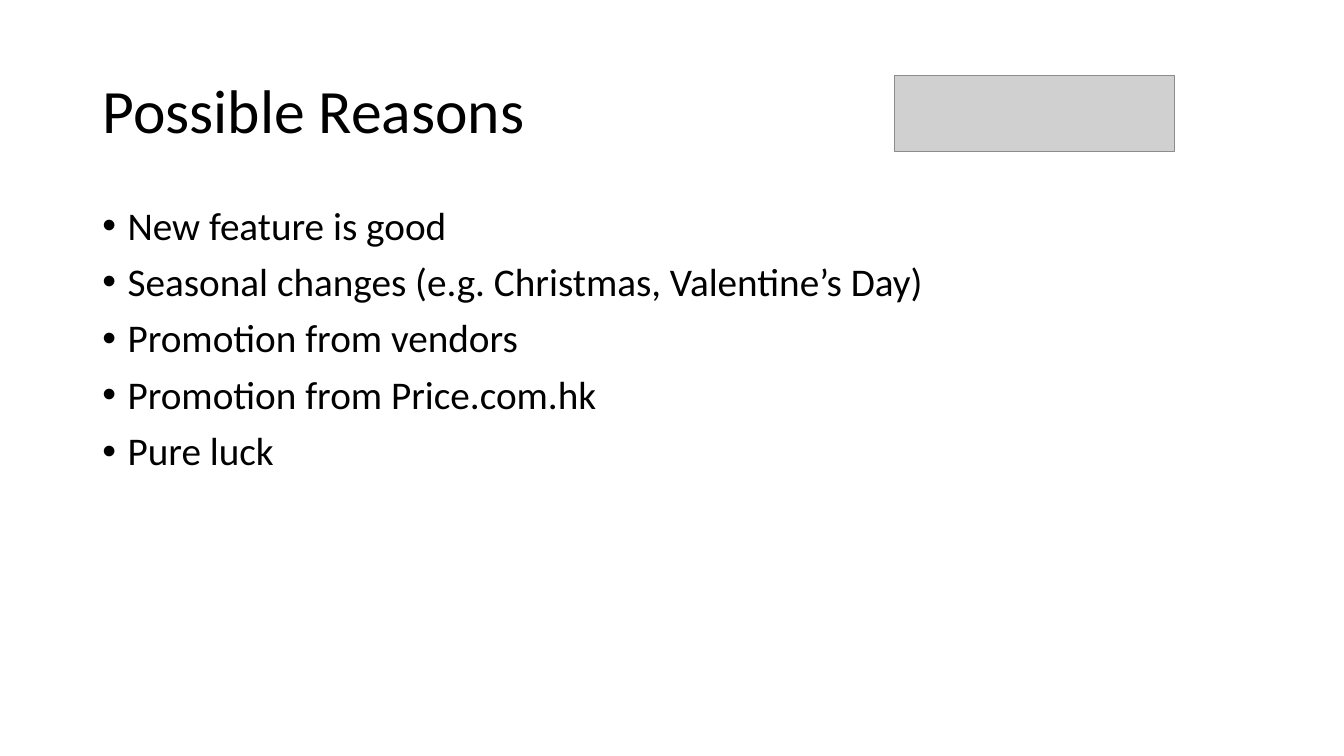
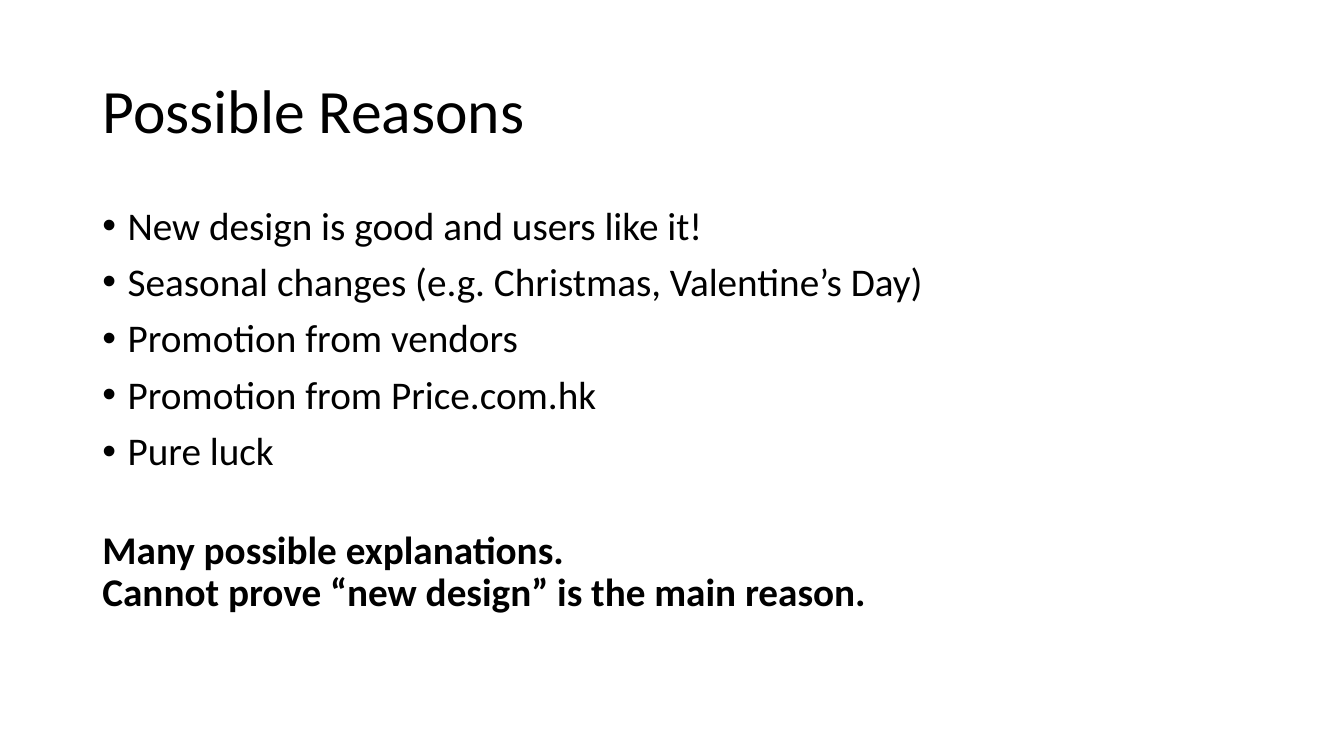
Before and after one commit to patng323/learn, a slide deck: slide 7 of FieldExperiments/AB Testing.pptx. Drawn at 1344x756 pixels with LibreOffice and Linux fonts; fonts in the diff are those of the drawing; grey boxes stand for pictures. Boxes give left, top, right and bottom in pixels: in the first picture for what was removed or moved away, otherwise in the second. Text is boxed around its words. In the diff, an @@ line names an element or a change of style, - is before the commit and + after.

Commit message:
NW

```diff
--- a/FieldExperiments/AB Testing.pptx
+++ b/FieldExperiments/AB Testing.pptx
@@ picture removed at (895,76,1176,151) @@
@@ text at (128,212,702,247): text changed @@
-• New feature is good
+• New design is good and users like it!
@@ text at (102,536,866,613): paragraph added @@
+Many possible explanations.
+Cannot prove “new design” is the main reason.
```
Also in this commit, not shown: 3 other slides changed, 1 slide added.
